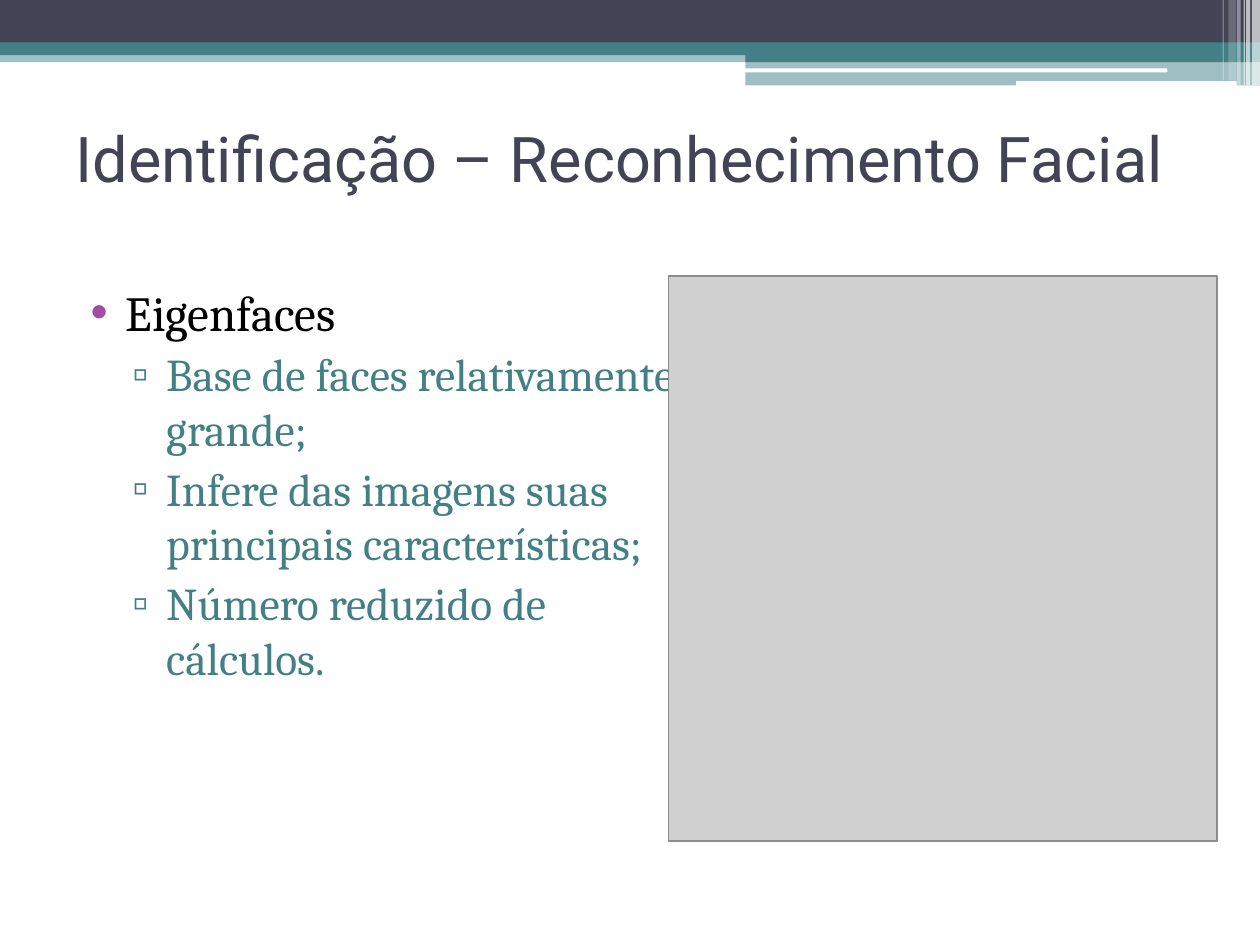
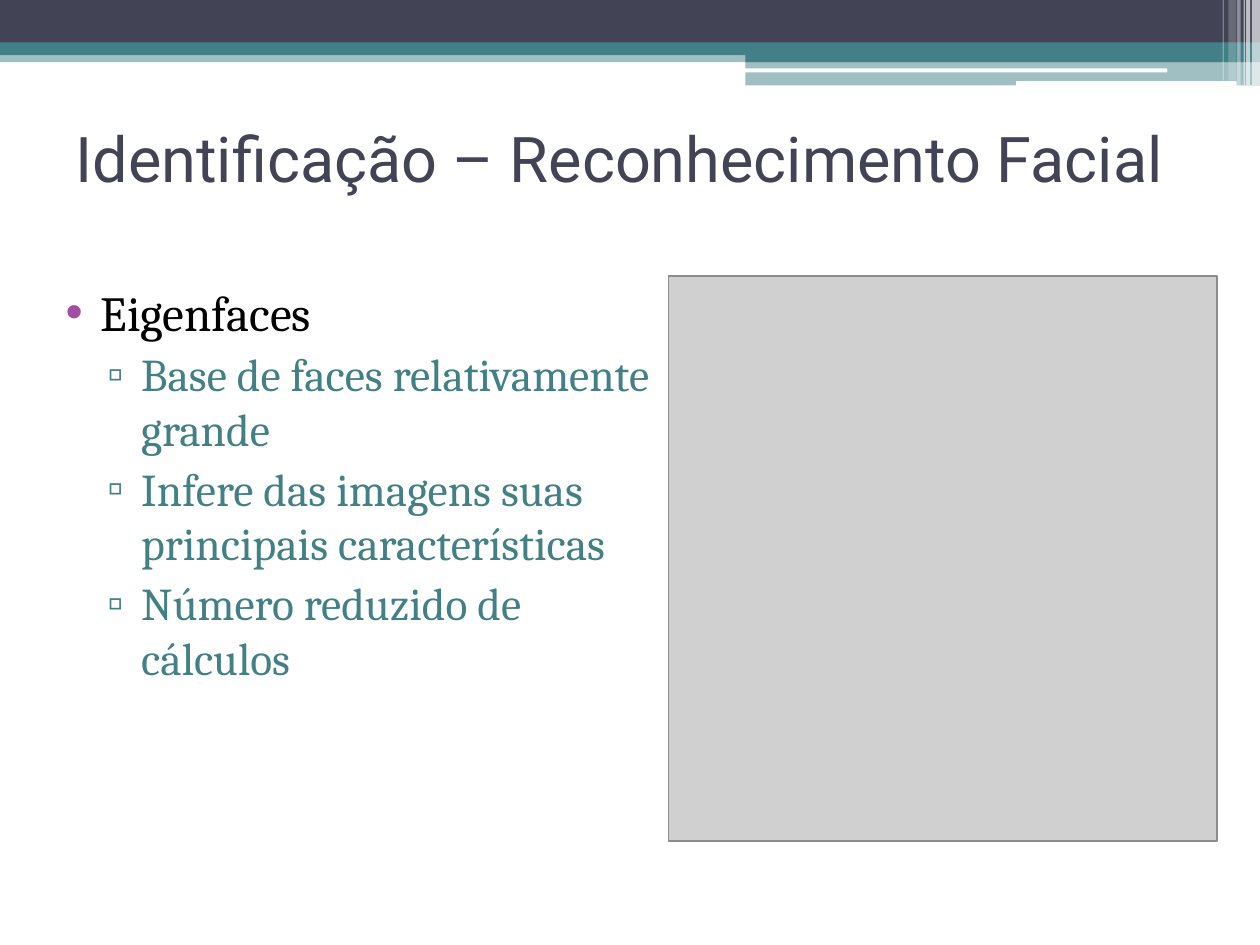
Before and after one commit to talesporto/Artigo-TRUE-SBCUP, a slide deck: slide 8 of apresentacao/ApresentacaoSBCUP.pptx (slide 12 before the commit). Drawn at 1260x945 pixels with LibreOffice and Linux fonts; fonts in the diff are those of the drawing; grey boxes stand for pictures. Boxes give left, top, right and bottom in pixels: in the first picture for what was removed or moved away, otherwise in the second. Text is boxed around its words. In the diff, an @@ line names an element or a change of style, - is before the commit and + after.

```diff
--- a/apresentacao/ApresentacaoSBCUP.pptx
+++ b/apresentacao/ApresentacaoSBCUP.pptx
@@ text "Eigenfaces" moved from (x1=126, y1=296, x2=674, y2=676) to (x1=101, y1=296, x2=649, y2=676) @@
@@ text at (x1=141, y1=358, x2=649, y2=676): text changed @@
-  ▫ Base de faces relativamente grande;
-  ▫ Infere das imagens suas principais características;
-  ▫ Número reduzido de cálculos.
+  ▫ Base de faces relativamente grande
+  ▫ Infere das imagens suas principais características
+  ▫ Número reduzido de cálculos
```
Also in this commit, not shown: 14 other slides changed, 10 slides removed.
